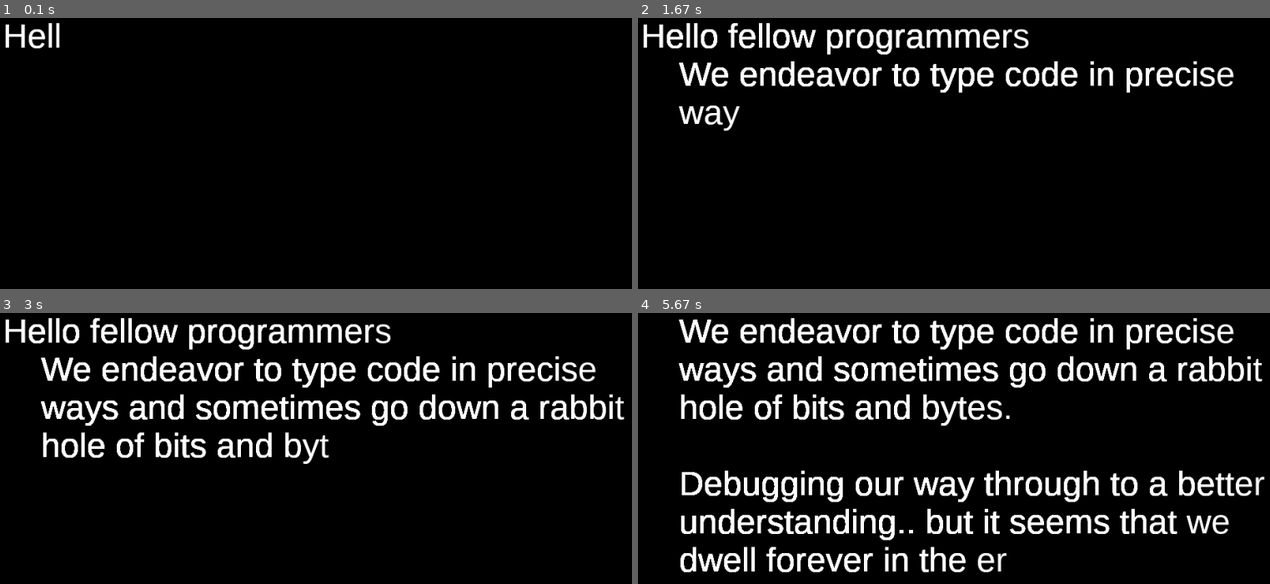
Above: before the commit, frames 1-4 (two rows, left to right).
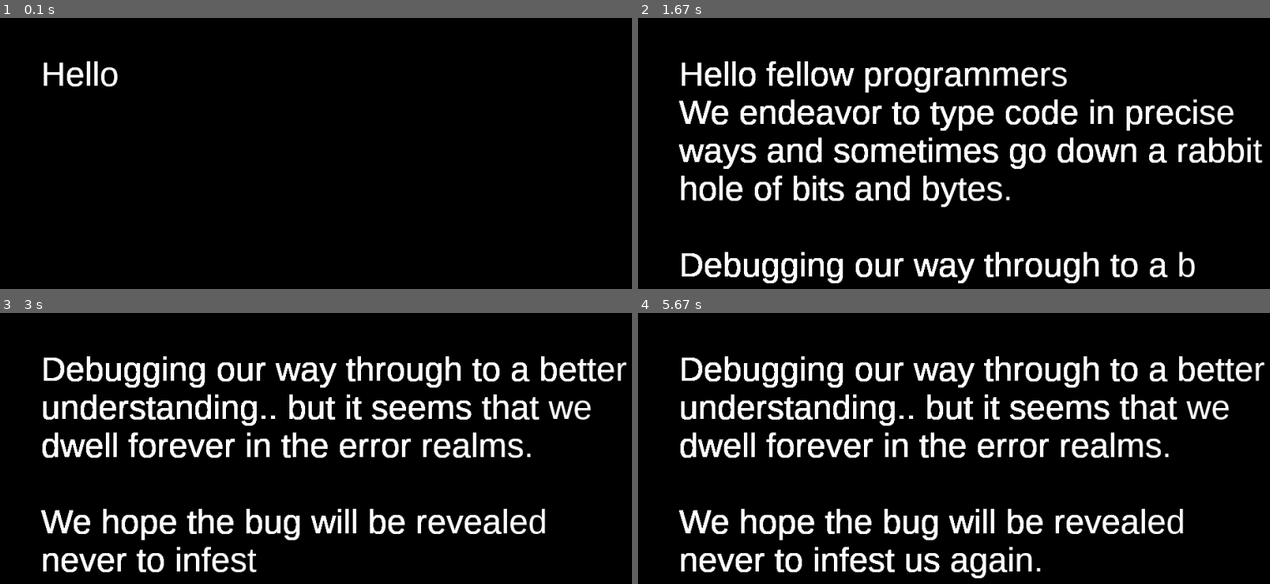
Above: after the commit, the same moments.

Repository: gerryjenkinslb/pygame_typing_simulation
Game: pygame game, started from typing_area_sprite.py
The game is run twice, just before and just after one commit, with the same random seed, the same clock (stepped at 60 frames per second) and the same inputs.
Inputs:
- Up to frame 1 (0.1 s): no input
- Up to frame 2 (1.67 s): no input
- Up to frame 3 (3 s): no input
- Up to frame 4 (5.67 s): no input

The runs differ from the first frame. In frame 1, 0.9% of the frame differs, in the area x 0-19%, y 1-26%; in frame 2, 18%; in frame 3, 18%; in frame 4, 24%, in the area x 6-100%, y 1-99%.

Commit message:
updated sprite version

Diff:
--- a/typing_area_sprite.py
+++ b/typing_area_sprite.py
@@ -13,100 +13,104 @@
 from collections import deque
 import os
 
-CPS_40WPM = 5 * 40 / 60  # 40 WPM (Words per min)  converted to CPS (chars per second)
-BASE_DELAY_MS = 1000 / CPS_40WPM  # default time between chars in ms for 40 WPM
+# 40 WPM (Words per min)  converted to CPS (chars per second)
+CPS_40WPM = 5 * 40 / 60
+BASE_DELAY_MS = 1000/CPS_40WPM  # default time between chars in ms for 40 WPM
 
 
 def _type_delay(word_per_min=40.0):  # set speed as words per minute
-    """Returns a random millisecond delay value that is based on a normal random curve
-    of a person typing at the optional parameter value Words Per Minute
+    """Returns a random millisecond delay value that is based on a
+    normal random curve of a person typing at the
+    optional parameter value Words Per Minute
     """
 
     # Humans max typing record is about 215
-    #  Average is 35
-    #  To get a job typing, you need 60 to 80 WPM
+    #  Average is 35, To get a job typing, you need 60 to 80 WPM
 
-    speed_factor = 40 / word_per_min
-    mean = BASE_DELAY_MS * speed_factor  # adjust the mean time based on user multiplier
+    speed_factor = 40/word_per_min
+    mean = BASE_DELAY_MS * speed_factor   # adjust the mean time
 
-    v = gauss(mean, mean / 2)  # create random delay in milliseconds
-    return min(max(0.0, v), 3000.0 * speed_factor)  # max delay is 3 sec
+    v = gauss(mean, mean/2)  # random time between chars to normal curve
+    return min(max(0.0, v), 3000.0 * speed_factor)  # max delay is 3000 ms
 
 
 class TypingAreaSprite(pygame.sprite.DirtySprite):
     """Class to automate a dirty sprite area that text is typed into in PyGame.
 
-    To use, just create object, and call the update and draw methods in the normal game loop
+    see testit method at end of this file for sample of use.
+
+    Note: you can dynamically add to char queue by using either:
+       obj.char_queue.extend(string) or obj.char_queue.append(char)
     """
 
-    def __init__(self, text, area, font, fg_color, bk_color, word_per_min=80):  # speed relative faster or slower
-        """Constructor call  TypingClass(text, area, fond, fg_color, bk_color, word_per_min=80)
-
-        Args:
-            text: string of test to display, can add more by using obj.text_buffer.extend(text)
+    def __init__(self, text, area, font, fg_color, bk_color, wps=80):
+        """
+        Constructor Args:
+            text: text to display
             area: PyGame Rect Object specifying the screen rectangle
-            font, fg_color, bk_color: font and its foreground and background color
-            word_per_min: an optional parameter to set speed of typing
+            font, fg_color, bk_color: font specs
+            wps: an optional parameter to set the speed of typing, 80 wps default
         """
         pygame.sprite.DirtySprite.__init__(self)
-        self.text_buffer = deque(text)  # create deque of chars to output
-        self.rect = area.copy()  # save area
+        self.char_queue = deque(text)  # used for queue of text to display
+        self.rect = area.copy()
         self.font = font
         self.fg_color = fg_color
         self.bk_color = bk_color
 
         self.size = area.size
         self.image = pygame.Surface(self.size, flags=pygame.SRCALPHA)
-        self.image.fill(bk_color)
+        self.image.fill(bk_color)  # clear typing area
 
-        self.wps = word_per_min
+        self.wps = wps
         self.y = 0  # keep track of vertical position of next line of text
-        self.y_delta = self.font.size("M")[1]  # get Height of a Char for advancing line down or scrolling
+        self.y_delta = self.font.size("M")[1]  # get height of line from a char
 
-        self.line = ""  # current string being rendered on line
-        self.next_time = 0.0  # trigger time for next action
+        self.line = ""  # current string buffer being rendered on line
+        self.next_time = time.time()  # trigger time for next action
         self.dirty = 0  # set to signal draw method to copy to screen
 
-    def _newline_line(self):  # handle action when a new line is encountered advance down or scroll up
-        self.y += self.y_delta
-        self.line = ""
-        if self.y + self.y_delta > self.size[1]:  # line does not fit in remaining space
-            self.image.blit(self.image, (0, -self.y_delta))  # scroll up
+    def _render_new_line(self):  # advance down or scroll up on '\n'
+        self.y += self.y_delta  # advance position down in area
+        self.line = ""  # reset line buffer
+        if self.y + self.y_delta > self.size[1]:  # space for new line?
+            # no, scroll area up
+            self.image.blit(self.image, (0, -self.y_delta))
             self.y += -self.y_delta  # backup a line
+            # erase bottom line
             pygame.draw.rect(self.image, self.bk_color,
                              (0, self.y, self.size[0], self.size[1] - self.y))
             self.dirty = 1
 
-    def _new_char(self, c):  # render next char
+    def _render_char(self, c):  # render next char
         if c == '\n':
-            self._newline_line()
+            self._render_new_line()
         else:
-            self.line += c
+            self.line += c  # add new character to line buffer
             text = self.font.render(self.line, True, self.fg_color)
-            self.image.blit(text, (0, self.y))
+            self.image.blit(text, (0, self.y))  # render line
             self.dirty = 1
 
     def update(self):
         """Call obj.update() from pygame main game loop"""
-        if self.text_buffer:  # char available
-            if self.next_time < time.time():  # check if time to render next char
-                self._new_char(self.text_buffer.popleft())  # pop char
-                if self.text_buffer:  # if more chars, the setup next time
-                    delay = _type_delay(self.wps)
-                    self.next_time = time.time() + delay / 1000.0
-                else:
-                    self.next_time = 0  # empty buffer, nothing to do
-                self.update()  # do it again to catch more than one char event per tick
+        while self.char_queue and self.next_time <= time.time():  # time for char?
+            self._render_char(self.char_queue.popleft())  # render it
+            self.next_time += _type_delay(self.wps)/1000.0
+        self.next_time = time.time()  # always reset to current tick time when waiting for char
+
 
     # call draw from pygame main loop after update
     def draw(self, screen):
         """Call obj.draw() from the main game loop"""
+
         if self.dirty:
             screen.blit(self.image, self.rect)  # transfer to screen
             self.dirty = 0
 
+
 def testit():
-    STORY = """Hello fellow programmers
+    STORY = """
+    Hello fellow programmers
     We endeavor to type code in precise
     ways and sometimes go down a rabbit
     hole of bits and bytes.
@@ -136,7 +140,7 @@
     font = pygame.font.SysFont("Liberation Sans", 50)
 
     area_rect = pygame.Rect(25, 0, w - 50, h - 25)
-    message = TypingAreaSprite(STORY, area_rect, font, WHITE, BLACK, word_per_min=800)
+    message = TypingAreaSprite(STORY, area_rect, font, WHITE, BLACK, wps=800)
     allsprites = pygame.sprite.LayeredDirty(message)
 
     allsprites.clear(screen, background)
